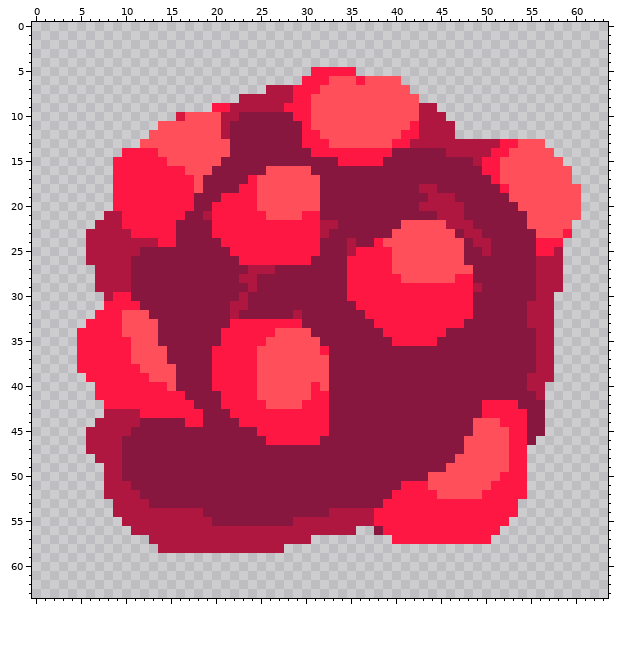
Pixel-art sprite, stored at sprites/units/flying unit/cancer-f.png. The picture above is the old version.
The file is 64x64 pixels.
And afterwards:
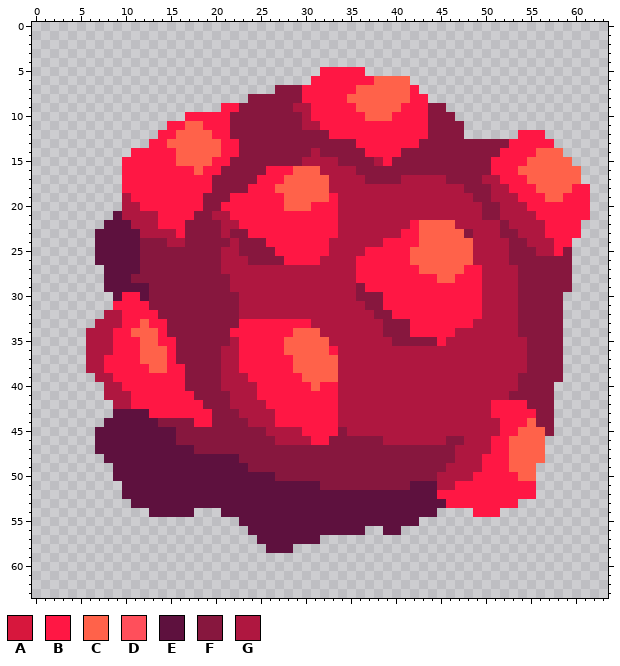
Palette (. is transparent): A #d7173d  B #ff1744  C #ff624a  D #ff4f5b  E #5e113e  F #87173e  G #af1740
From old to new:
Changed rows in their new state; - is an unchanged pixel.
first column x 5:
 5 --------------------------.----B-------------------------
 6 -------------------------.--BBB-BCCCC--------------------
 7 ---------------------.FFF--BBBBCCCCCCB-------------------
 8 ------------------.FFFFFF-BBBBCCCCCCCBB------------------
 9 ---------------.-BFFFFFFGGBBBBBCCCCCBBBFF----------------
10 -----------.BBBBBF------FGBBBBBBCCCBBBBFFF---------------
11 ---------.BBCCBBB--------GGBBBBBBBBBB-BFFFF--------------
12 --------.BBCCCCBB--------FFFBBBBBBBB--BFFFF------BBB-----
13 -------.BBCCCCCCBB-------FFFFFFBBBB--BFFFFFFFFFF-BBBB----
14 -----.---BBCCCCCBB--------GFFFFF---B-----FFFFFF-BBBCCC---
15 ----.-----BCCCCBB--------GGGGFFFFGB---------FF-BBBCCCCC--
16 ----.-------BCBB-----BBBCCCGGGG--------------F-BBCCCCCCC-
17 ----.--------BB----FBBBCCCCCGGGG----GGGGG----GGBBBCCCCCC-
18 ----.--------BB---F-BBCCCCCCGGGGGGGGGG--GGG---GGBBBCCCCBB
19 ----.G-------B--F---BBBCCCCCBGGGGGGGGGG---GG--GGGBBBCCBBB
20 ----.GG------B-F----BBBCCCBBBGGGGGGGGG-----GG--GGGBBBBBBB
21 ---.EGGGG---B-FGG----BBBB--BBGGGGGGGGGGG---GG--GGGGBBBBBB
22 --.EEEGGG--B---FGG---------BBGGGGGGGGBCCCC--GGG-GGGGBBBB-
23 -.EEEEEGGGGB---FGFF--------BBGGGGGGGBBCCCCCF-GG--GGGBB-B-
24 -.EEEEEFFFGG----FGFFF------BGG-GGGBBBBCCCCCC--GG--GGG-B--
25 -.EEEEE---------GGFFFF-----BGG-G---BBCCCCCCCG-GG---GGBF--
26 -.EEEEE---------GGGFFFF---BGGGG----BBCCCCCCCGGGG---FFFF--
27 --.EEEE---------GGG---GGGGGGGGG----BBBCCCCCBBGGGG--FFFF--
28 --.EEE-----------G--GGGGGGGGGGG-----BBBBCC--BGGGG--FFFF--
29 --.EEEEE---------GG-GGGGGGGGGGGF------------BGGGG--FFFF--
30 ---.E-BE-----------GGGGGGGGGGGGFFF----------BGGGG--FFF---
31 ---.---B---------F-GGGGGGGGGGGGGFF----------BGGGG-FFFF---
32 --.GGBBBB--------FGGGGGG-GGGGGGGGFF---------BGGGG-FFFF---
33 -.GGGBBCBB-------F-------BGGGGGGGGFFF------BGGGGG-FFFF---
34 .GGG-BCCCB------F-----BBCCCGGGGGGGFFF----BGGGGGGG--FFF---
35 .GGG--BCCBB-----FG---BBCCCCCGGGGGGGFFFFFBGGGGGGGGG-FFF---
36 .GGG--BCCCB----FGG--BBBCCCCCBGGGGGGGGGGGGGGGGGGGGG-FFF---
37 .GG---BCCCB----FGG--BBBBCCCCCGGGGGGGGGGGGGGGGGGGGG-FFF---
38 .GG----BCCBB---FGG--BBBBCCCCCGGGGGGGGGGGGGGGGGGGGG-FFF---
39 -.GG----BBBB---FGGG-BBBBBCCCCGGGGGGGGGGGGGGGGGGGG-FFFF---
40 --.GG-----BB---FGGGGBBBBBBCBBGGGGGGGGGGGGGGGGGGGG-FFF----
41 --.GGG------B---FGGGBBBBBB--BGGGGGGGGGGGGGGGGGGG---FF----
42 ---.GG-------B--FGGGGBBBB---BGGGGGGGGGGGGGGGGG---B--F----
43 ---.EEEE------B--FGGGG------BGGGGGGGGGGGGGGGGG----B-F----
44 --.EEEEEE---F-B---FGGG------BGGGGGGGGGGGGGGGGGG---C-F----
45 -.EEEEEEEEE---------FGGGG---B-GGGGGGGGGGGGGGGGGB-CCCF----
46 -.EEEEEEEEE----------FGGGG-B------GGGGGGG--GGGBBCCCC-----
47 -.EEEEEEEEEEE-----------------------------GGGGBBCCCC-----
48 --.EEEEEEEEEEEEEEE------------------------GGGBBBCCCC-----
49 ---.EEEEEEEEEEEEEEE----------------------GGGGBBBCCC------
50 ---.EEEEEEEEEEEEEEEEEE-----------------FGGGGBBB--CC------
51 ---..EEEEEEEEEEEEEEEEEEEEEE---------FEEEGGBBBB----B------
52 ---..EEEEEEEEEEEEEEEEEEEEEEEEEEEEEEEEEEEBBBBB-----B------
53 ----..EEEEEEEEEEEEEEEEEEEEEEEEEEEEEEEEEEE----------------
54 ----....EEEEE...EEEEEEEEEEEEEEEEEEEEEEEE....---..--------
55 -----.............EEEEEEEEEEEEEEEEEEEE..........---------
56 ------.............EEEEEEEEEEEEE-.EE...........----------
57 --------............EEEEEEE--------...........-----------
58 ---------............EEE---------------------------------
Boxes around the changes in both pictures, in picture pixels (x1, y1, x2, y2):
changed: (77, 67, 590, 553)
